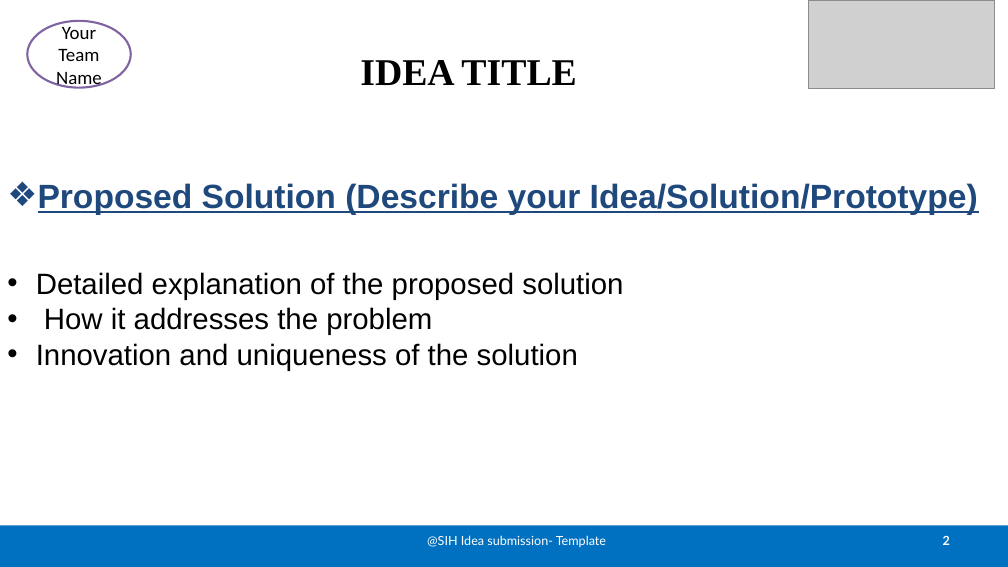
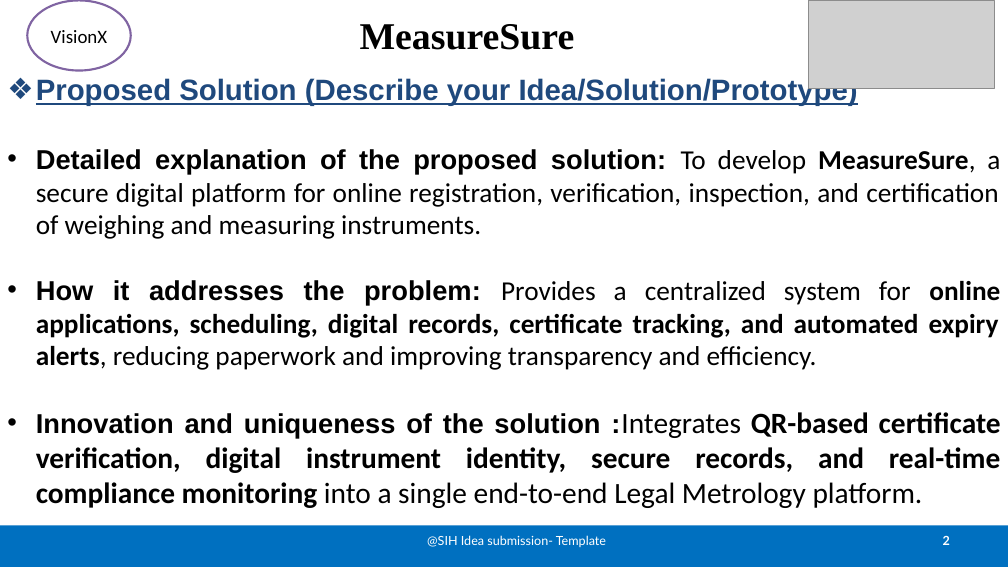
Before and after one commit to Sri-Ram143/SIH-2K26, a slide deck: slide 2 of SIH26036-PPT.pptx. Drawn at 1008x567 pixels with LibreOffice and Linux fonts; fonts in the diff are those of the drawing; grey boxes stand for pictures. Boxes give left, top, right and bottom in pixels: in the first picture for what was removed or moved away, otherwise in the second. Text is boxed around its words. In the diff, an @@ line names an element or a change of style, - is before the commit and + after.

```diff
--- a/SIH26036-PPT.pptx
+++ b/SIH26036-PPT.pptx
@@ ellipse "VisionX": place and size @@
-ellipse "VisionX" at box(27, 21, 131, 88)
+ellipse "VisionX" at box(27, 1, 131, 71)
@@ title at box(360, 24, 575, 50): text changed @@
-IDEA TITLE
+MeasureSure
@@ text in ellipse at box(51, 30, 107, 43): text changed @@
-Your Team Name
+VisionX
@@ text "Proposed Solution (Describe your Idea/Solution/Prototype)": place and size @@
-text "Proposed Solution (Describe your Idea/Solution/Prototype)" at box(36, 183, 978, 371)
+text "Proposed Solution (Describe your Idea/Solution/Prototype)" at box(36, 77, 1001, 508)
@@ text at box(36, 77, 858, 106): size 32 to 28 pt in "Proposed Solution (Describe your Idea/Solution/Prototype)" @@
@@ text at box(36, 149, 1001, 508): text changed; size 28 to 26 pt; font Arial to Calibri; bold on @@
-• Detailed explanation of the proposed solution
-• How it addresses the problem
-• Innovation and uniqueness of the solution
+• Detailed explanation of the proposed solution: To develop MeasureSure, a secure digital platform for online registration, verification, inspection, and certification of weighing and measuring instruments.
+• How it addresses the problem: Provides a centralized system for online applications, scheduling, digital records, certificate tracking, and automated expiry alerts, reducing paperwork and improving transparency and efficiency.
+• Innovation and uniqueness of the solution :Integrates QR-based certificate verification, digital instrument identity, secure records, and real-time compliance monitoring into a single end-to-end Legal Metrology platform.
```
Also in this commit, not shown: 1 other slide changed, 1 slide added, 1 slide removed.
